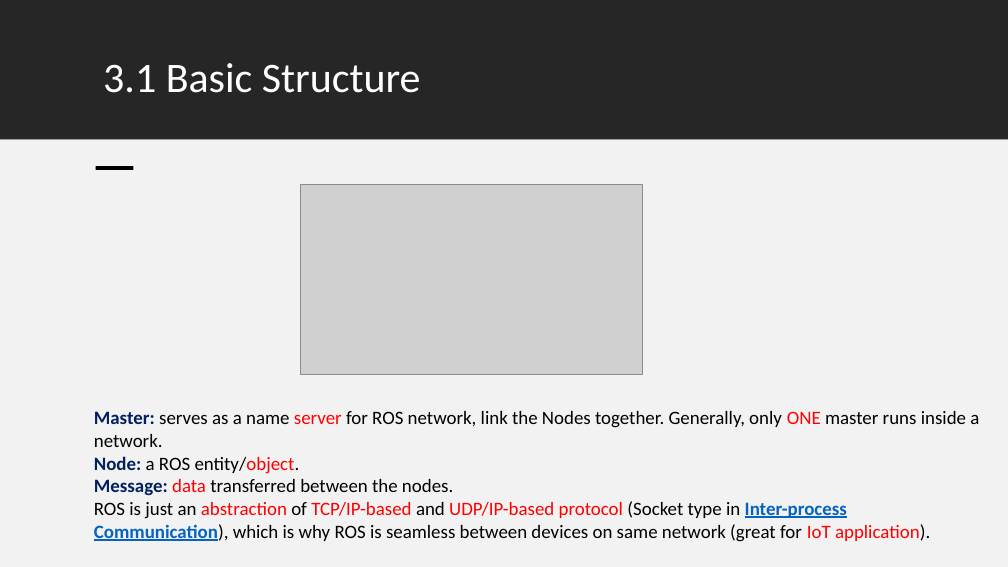
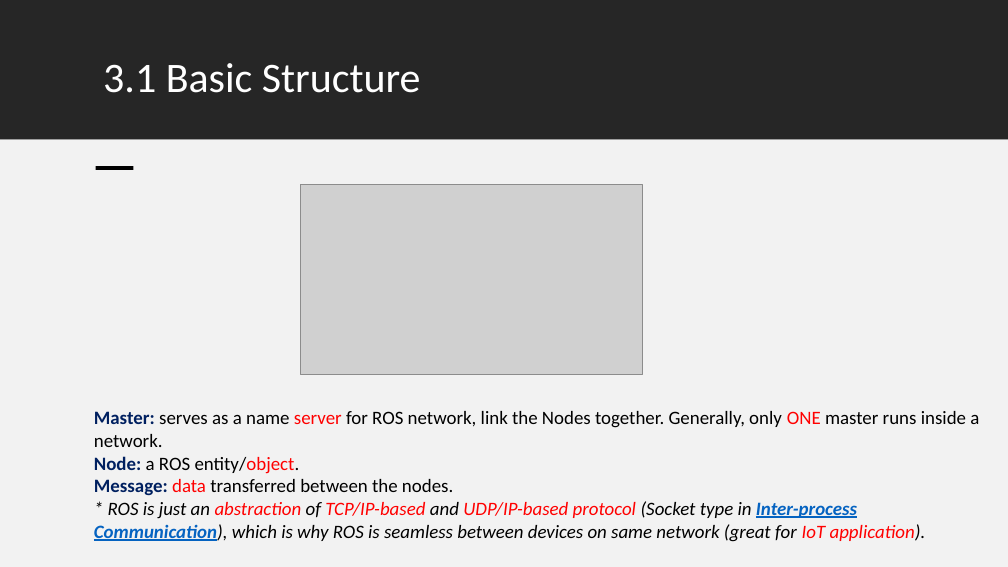
Before and after one commit to ChuongNg1996/rospy-tutorial-1, a slide deck: slide 11 of ROS101.pptx. Drawn at 1008x567 pixels with LibreOffice and Linux fonts; fonts in the diff are those of the drawing; grey boxes stand for pictures. Boxes give left, top, right and bottom in pixels: in the first picture for what was removed or moved away, otherwise in the second. Text is boxed around its words. In the diff, an @@ line names an element or a change of style, - is before the commit and + after.

```diff
--- a/ROS101.pptx
+++ b/ROS101.pptx
@@ text at <box>94,501,926,542</box>: text changed; italic on @@
-ROS is just an abstraction of TCP/IP-based and UDP/IP-based protocol (Socket type in Inter-process Communication), which is why ROS is seamless between devices on same network (great for IoT application).
+* ROS is just an abstraction of TCP/IP-based and UDP/IP-based protocol (Socket type in Inter-process Communication), which is why ROS is seamless between devices on same network (great for IoT application).
```
Also in this commit, not shown: 1 other slide changed.
